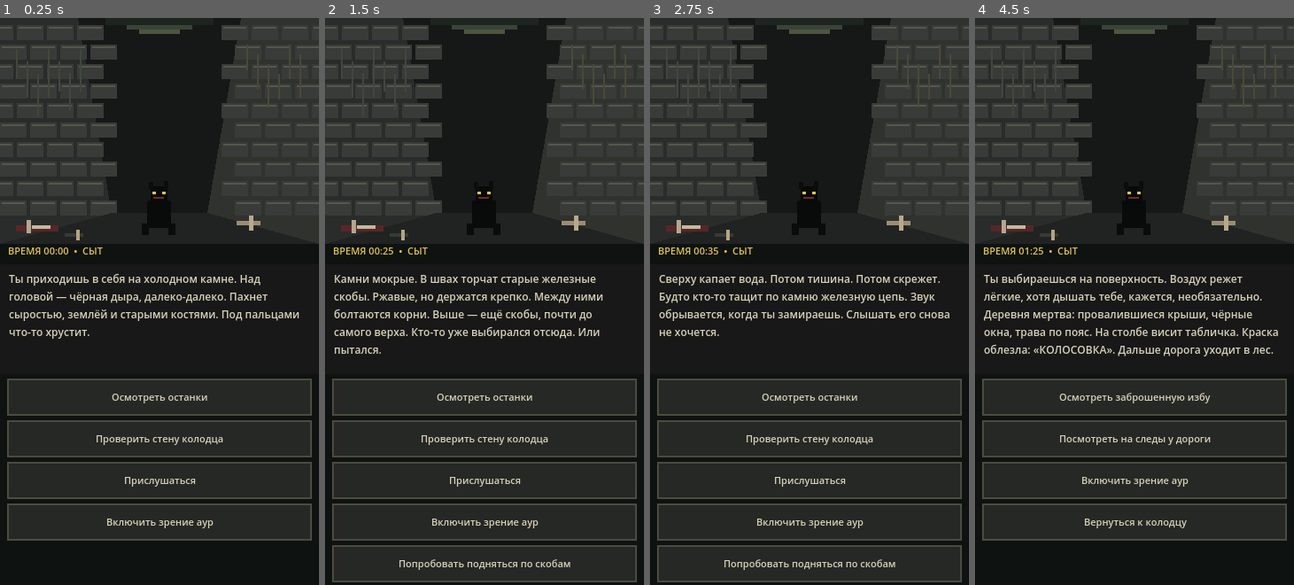
Above: before the commit, frames 1-4 (left to right).
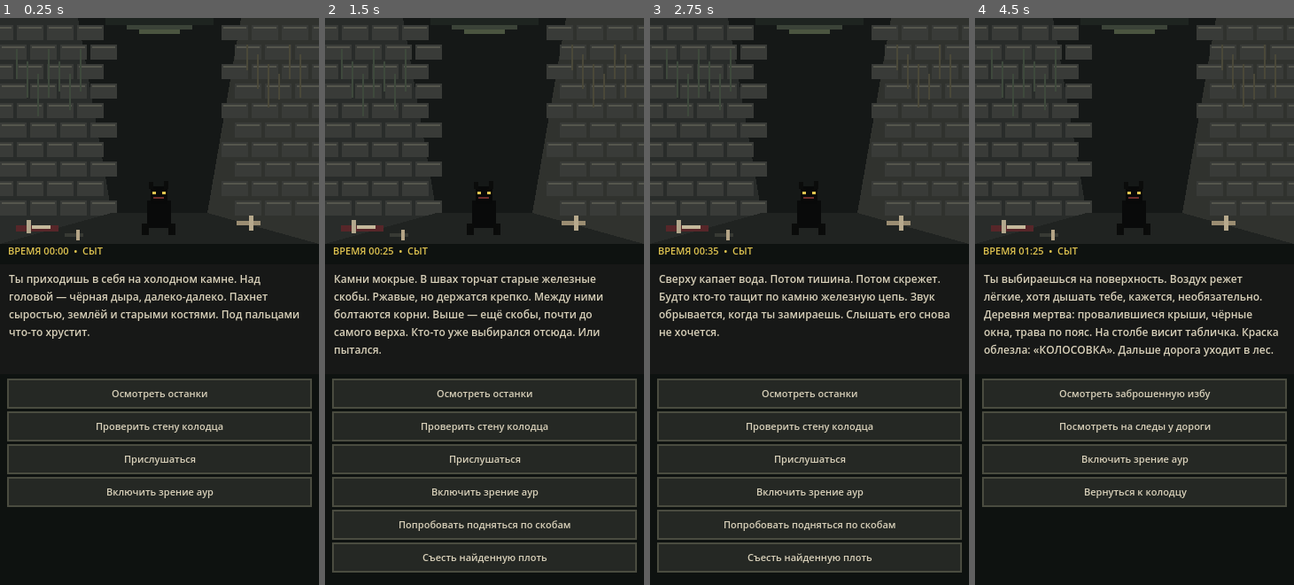
Above: after the commit, the same moments.

Repository: INFERNAL777/zone-first-exit
Game: Godot game, scene res://main.tscn
Same seed, same stepped clock (60 frames per second), same inputs: the game is played once before the commit and once after it.
Inputs:
- Up to frame 1 (0.25 s): no input
- Up to frame 2 (1.5 s): click "Осмотреть останки" at 0.5 s; click "Проверить стену колодца" at 1.25 s
- Up to frame 3 (2.75 s): click "Прислушаться" at 2 s
- Up to frame 4 (4.5 s): click "Включить зрение аур" at 2.75 s; click "Попробовать подняться по скоб…" at 3.5 s; click "Выбраться наружу" at 4.25 s

The runs differ from the first frame. In frame 1, 5.6% of the frame differs, in the area x 2-98%, y 65-93%; in frame 2, 7.8%, in the area x 2-98%, y 65-100%; in frame 3, 7.8%; in frame 4, 6.0%.

Commit message:
Fix pixel scene drawing and compact mobile choices

Diff:
--- a/scripts/main.gd
+++ b/scripts/main.gd
@@ -32,9 +32,6 @@
 var art_area: Control
 
 func _ready() -> void:
-	get_viewport().content_scale_size = Vector2i(360, 640)
-	get_viewport().content_scale_mode = Window.CONTENT_SCALE_MODE_VIEWPORT
-	get_viewport().content_scale_aspect = Window.CONTENT_SCALE_ASPECT_EXPAND
 	mouse_filter = Control.MOUSE_FILTER_STOP
 	_build_ui()
 	queue_redraw()
@@ -75,7 +72,7 @@
 	choice_panel = VBoxContainer.new()
 	choice_panel.position = Vector2(8, 407)
 	choice_panel.size = Vector2(344, 225)
-	choice_panel.add_theme_constant_override("separation", 5)
+	choice_panel.add_theme_constant_override("separation", 3)
 	add_child(choice_panel)
 
 func _process(_delta: float) -> void:
@@ -239,7 +236,7 @@
 	for option in options:
 		var b := Button.new()
 		b.text = str(option.text)
-		b.custom_minimum_size = Vector2(344, 42)
+		b.custom_minimum_size = Vector2(344, 34)
 		b.size_flags_horizontal = Control.SIZE_EXPAND_FILL
 		b.add_theme_font_size_override("font_size", 11)
 		b.add_theme_color_override("font_color", TEXT)
